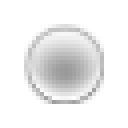
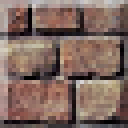
The second 128x128 image is a revision of the first. Changes to its layers:
hid "Вставленный слой#10" over box(24, 24, 104, 104)
showed "Новый слой" over box(0, 0, 128, 128)
added layer "Новый слой#3" above "Фон" over box(0, 0, 128, 128)
